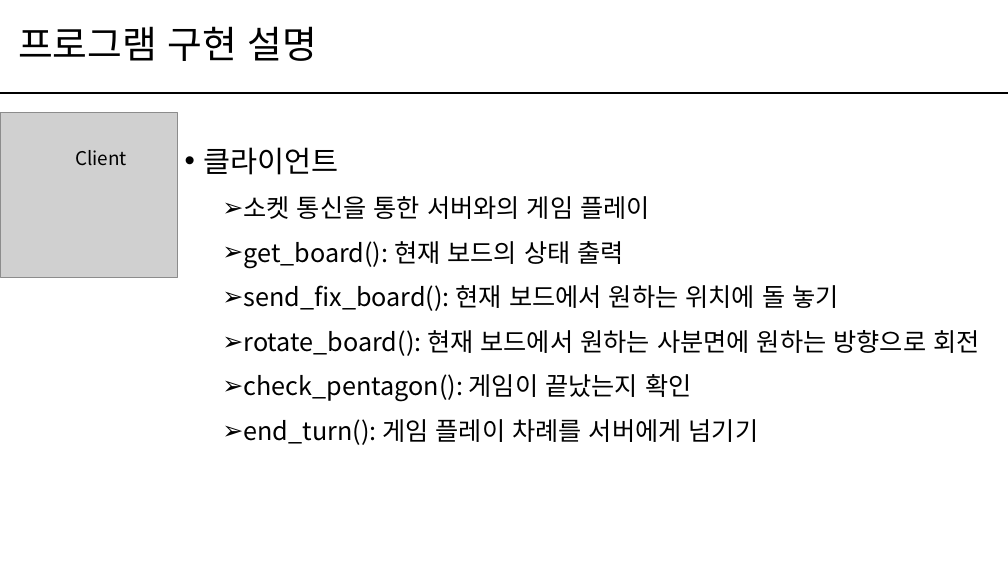
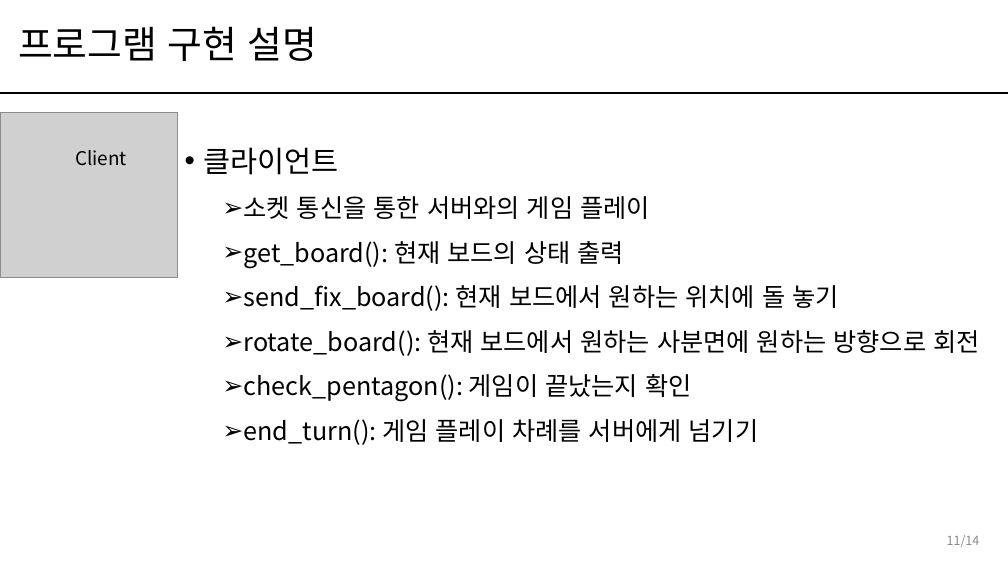
Before and after one commit to ckdgus0505/Penta-Go, a slide deck: slide 11 of 문서산출물/발표자료/[PG]프로젝트발표자료_준식쓰와형님들.pptx. Drawn at 1008x567 pixels with LibreOffice and Linux fonts; fonts in the diff are those of the drawing; grey boxes stand for pictures. Boxes give left, top, right and bottom in pixels: in the first picture for what was removed or moved away, otherwise in the second. Text is boxed around its words. In the diff, an @@ line names an element or a change of style, - is before the commit and + after.

```diff
--- a/문서산출물/발표자료/[PG]프로젝트발표자료_준식쓰와형님들.pptx
+++ b/문서산출물/발표자료/[PG]프로젝트발표자료_준식쓰와형님들.pptx
@@ page number added at [947, 535, 980, 547], 12 pt, text #8C8C8C @@
+11/14
```
Also in this commit, not shown: 9 other slides changed, 1 slide added, 3 other files.
